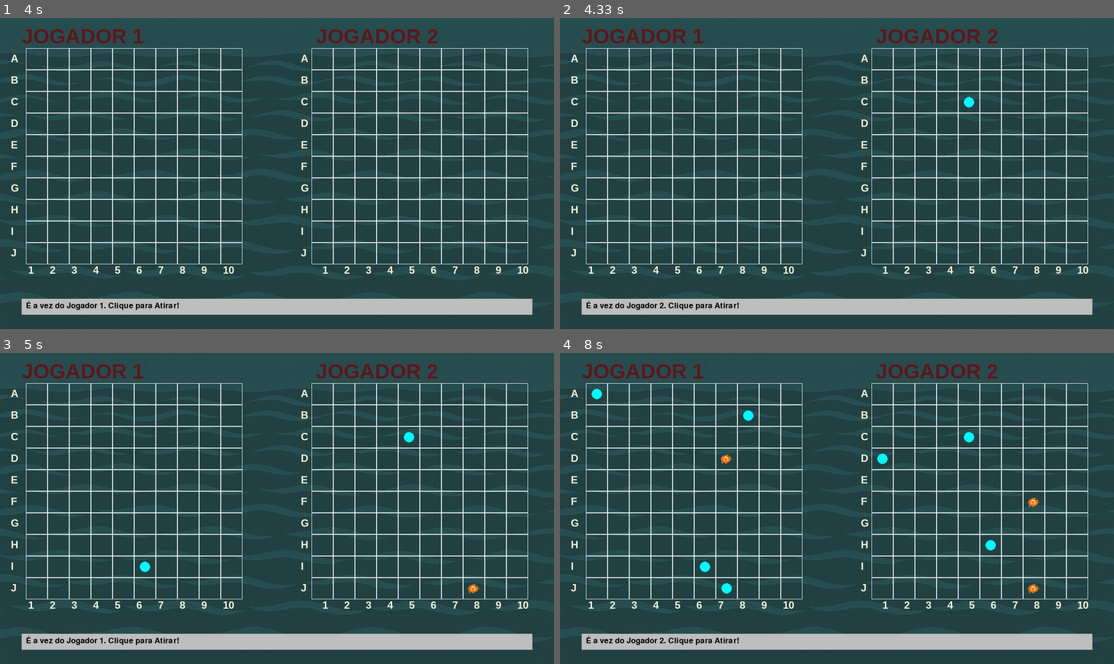
Above: before the commit, frames 1-4 (two rows, left to right).
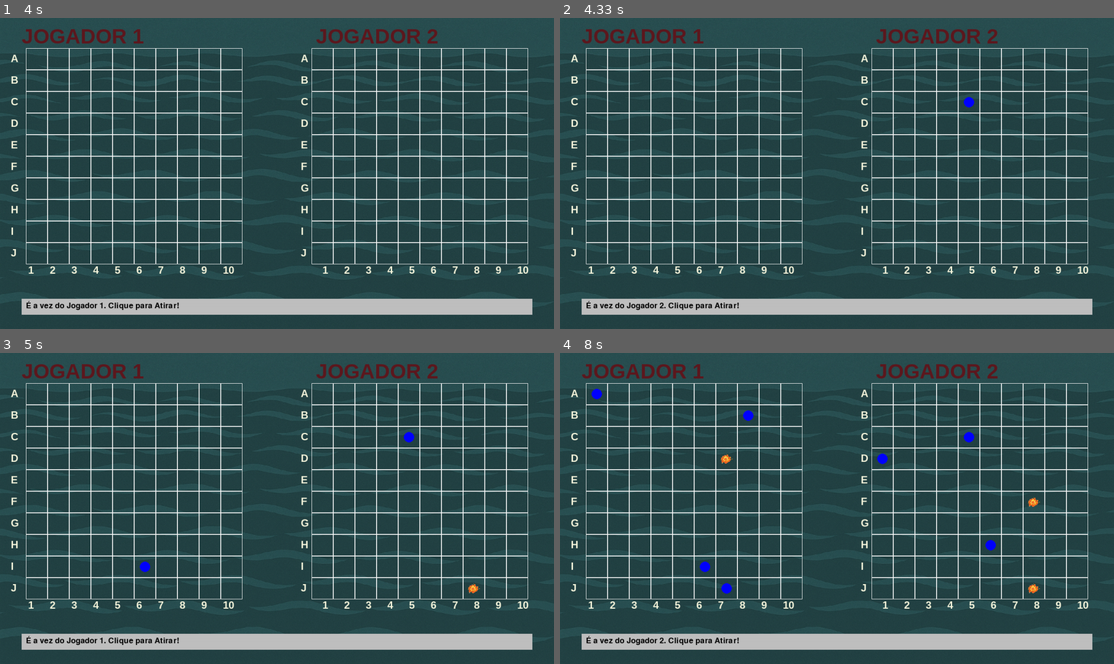
Above: after the commit, the same moments.

Repository: jvchaaves/batalha_naval_pygame
Game: pygame game, started from app.py
Same seed, same stepped clock (60 frames per second), same inputs: the game is played once before the commit and once after it.
Inputs (mouse positions are in pixels of both pictures, inside the frame that each line leads up to):
- Up to frame 1 (4 s): click "COMEÇAR" at 0.38 s; click (144, 176) at 0.72 s; click (105, 126) at 1.05 s; click (132, 58) at 1.38 s; click (77, 164) at 1.72 s; click (38, 101) at 2.05 s; click (421, 223) at 2.38 s; click (387, 148) at 2.72 s; click (470, 254) at 3.05 s; click (448, 167) at 3.38 s; click (393, 117) at 3.72 s
- Up to frame 2 (4.33 s): click (958, 95) at 4.05 s
- Up to frame 3 (5 s): click (144, 561) at 4.38 s; click (476, 580) at 4.72 s
- Up to frame 4 (8 s): click (986, 542) at 5.07 s; click (715, 449) at 5.4 s; click (748, 405) at 5.73 s; click (1030, 505) at 6.07 s; click (1008, 583) at 6.4 s; click (598, 393) at 6.73 s; click (881, 393) at 7.07 s; click (731, 586) at 7.4 s; click (886, 455) at 7.73 s

Frame 1 is identical in both runs. In frame 2, less than 0.1% of the frame differs, in the area x 72-75%, y 25-29%; in frame 3, 0.1%; in frame 4, 0.4%, in the area x 5-79%, y 11-78%.

Commit message:
remoção de classes

Diff:
--- a/app.py
+++ b/app.py
@@ -91,6 +91,7 @@
 
 
 ships = {"Porta-aviões": 5, "Couraçado": 4, "Cruzador": 3, "Submarino": 3, "Destroyer": 2}
+
 ship_images = {
     "Submarino": {
         "H": pygame.image.load("images/barco 2 horizontal png.png").convert_alpha(),
@@ -113,6 +114,7 @@
         "V": pygame.transform.rotate(pygame.image.load("images/barco 5 horizontal png.png").convert_alpha(), -90)
     }
 }
+
 defs.resize_ship_images(ship_images, cellsize, ships)
 
 
--- a/defs.py
+++ b/defs.py
@@ -4,7 +4,7 @@
 pygame.init()
 
 def desenhar_botao(screen, cor, rect, raio_borda, largura_borda):
-    pygame.draw.rect(screen, (0, 0, 0), rect, border_radius=raio_borda)
+    pygame.draw.rect(screen, cores.Preto, rect, border_radius=raio_borda)
     pygame.draw.rect(screen, cor, rect.inflate(-largura_borda*2, -largura_borda*2), border_radius=raio_borda)
 
 def CreateGameGrid(rows, cols, cellsize, pos):
@@ -21,25 +21,30 @@
     return cordGrid
 
 def render_player_ships(window, grid, logic, ship_types, rows, cols, ships_dict, ship_images_dict):
-    drawn = set()
+    drawn = []
     for row in range(rows):
         for col in range(cols):
             if (row, col) in drawn:
                 continue
+
             if logic[row][col] == 'S' and ship_types[row][col] != ' ':
                 ship_name = ship_types[row][col]
                 ship_size = ships_dict[ship_name]
+
                 if col + ship_size <= cols:
                     if all(ship_types[row][col+i] == ship_name for i in range(ship_size)):
                         orientation = "H"
                         window.blit(ship_images_dict[ship_name][orientation], grid[row][col])
-                        drawn.update((row, col+i) for i in range(ship_size))
+                        for i in range(ship_size):
+                            drawn.append((row, col+i))
                         continue
+
                 if row + ship_size <= rows:
                     if all(ship_types[row+i][col] == ship_name for i in range(ship_size)):
                         orientation = "V"
                         window.blit(ship_images_dict[ship_name][orientation], grid[row][col])
-                        drawn.update((row+i, col) for i in range(ship_size))
+                        for i in range(ship_size):
+                            drawn.append((row + i, col))
 
 def updategamelogic(rows, cols):
     return [[' ' for _ in range(cols)] for _ in range(rows)]
@@ -79,10 +84,10 @@
                 window.blit(imagem_explosao, (x, y))
             elif pgamelogic[row][col] == 'A':
                 x, y = player1grid[row][col]
-                pygame.draw.circle(window, (0, 255, 255), (x + cellsize // 2, y + cellsize // 2), cellsize // 4)
+                pygame.draw.circle(window, cores.Azul, (x + cellsize // 2, y + cellsize // 2), cellsize // 4)
             elif p2gamelogic[row][col] == 'A':
                 x, y = player2grid[row][col]
-                pygame.draw.circle(window, (0, 255, 255), (x + cellsize // 2, y + cellsize // 2), cellsize // 4)
+                pygame.draw.circle(window, cores.Azul, (x + cellsize // 2, y + cellsize // 2), cellsize // 4)
 
     for grid in [player1grid, player2grid]:
         for row in grid:
